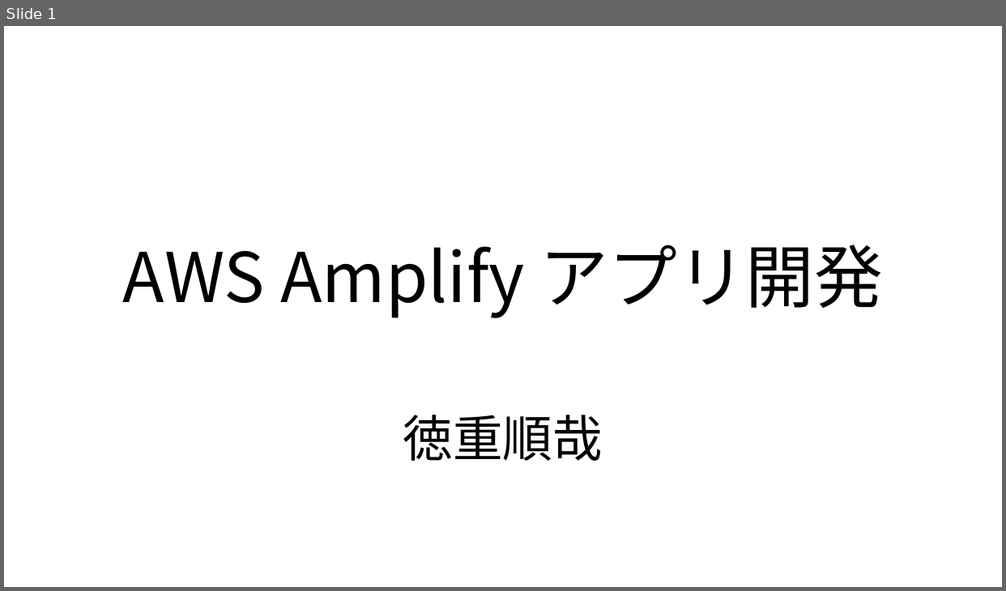
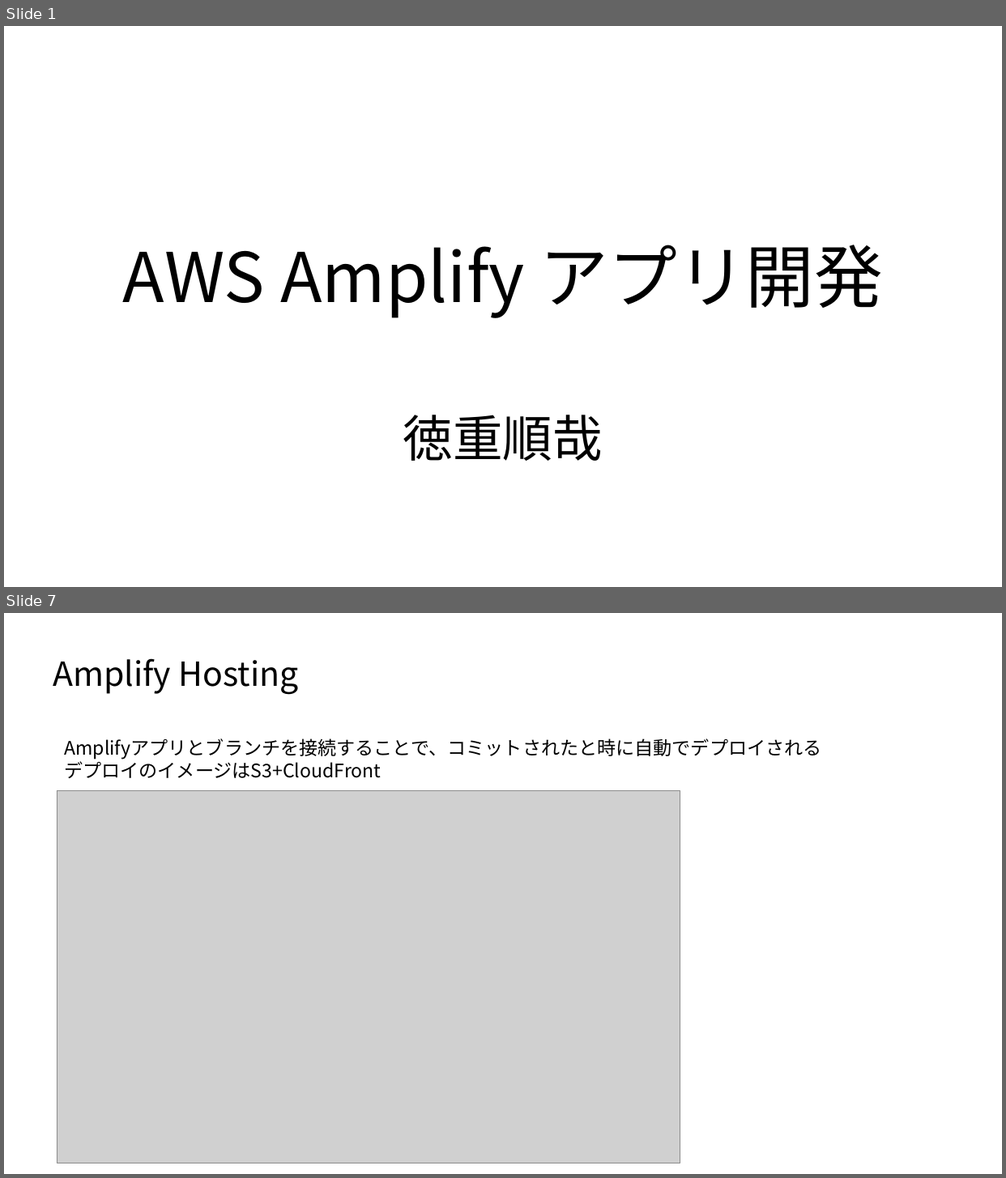
Before and after one commit to TokushigeJunya/test, a slide deck: AWSAmplifyアプリ開発.pptx. Shown one above the other, each under a label of ours: slide 1 before the commit, slides 1 and 7 after it; the slides between them are not shown. The pictures are 1006x591 and 1006x1178 pixels, drawn with LibreOffice and Linux fonts; fonts in the diff are those of the drawing; grey boxes stand for pictures. Boxes give left, top, right and bottom in pixels: in the first picture for what was removed or moved away, otherwise in the second. Text is boxed around its words. In the diff, an @@ line names an element or a change of style, - is before the commit and + after.

```diff
--- a/AWSAmplifyアプリ開発.pptx
+++ b/AWSAmplifyアプリ開発.pptx
@@ slide 7 added at [4,613,1002,1174], background #FFFFFF @@
@@ text added at [53,658,299,695], 32 pt, text #000000 @@
+Amplify Hosting
@@ text added at [64,739,821,778], 18 pt, text #000000 @@
+Amplifyアプリとブランチを接続することで、コミットされたと時に自動でデプロイされる
+デプロイのイメージはS3+CloudFront
@@ picture added at [57,791,681,1164] @@
```
Also in this commit, not shown: 1 slide changed, 8 other slides added, 4 slides removed.
